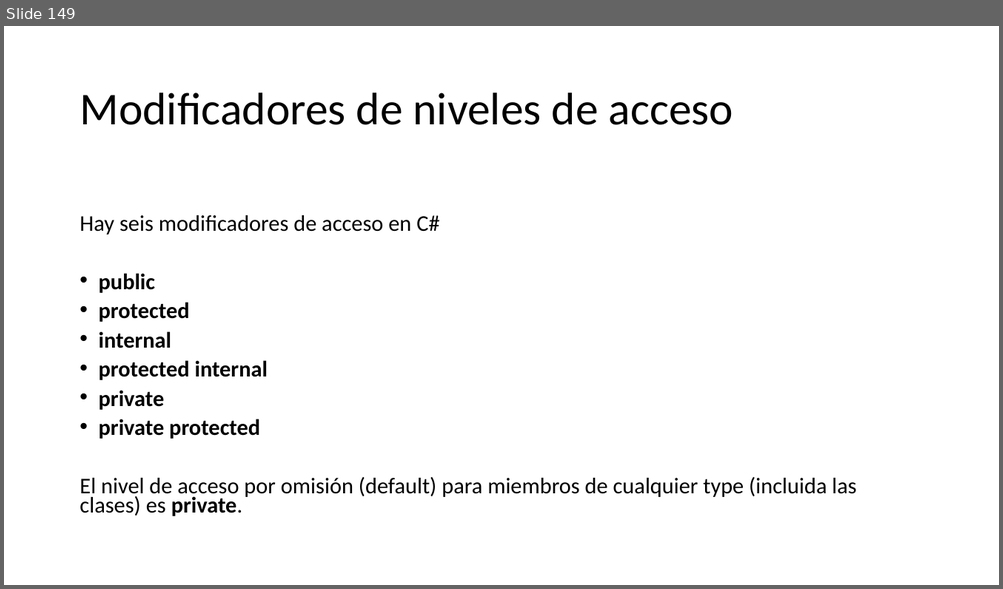
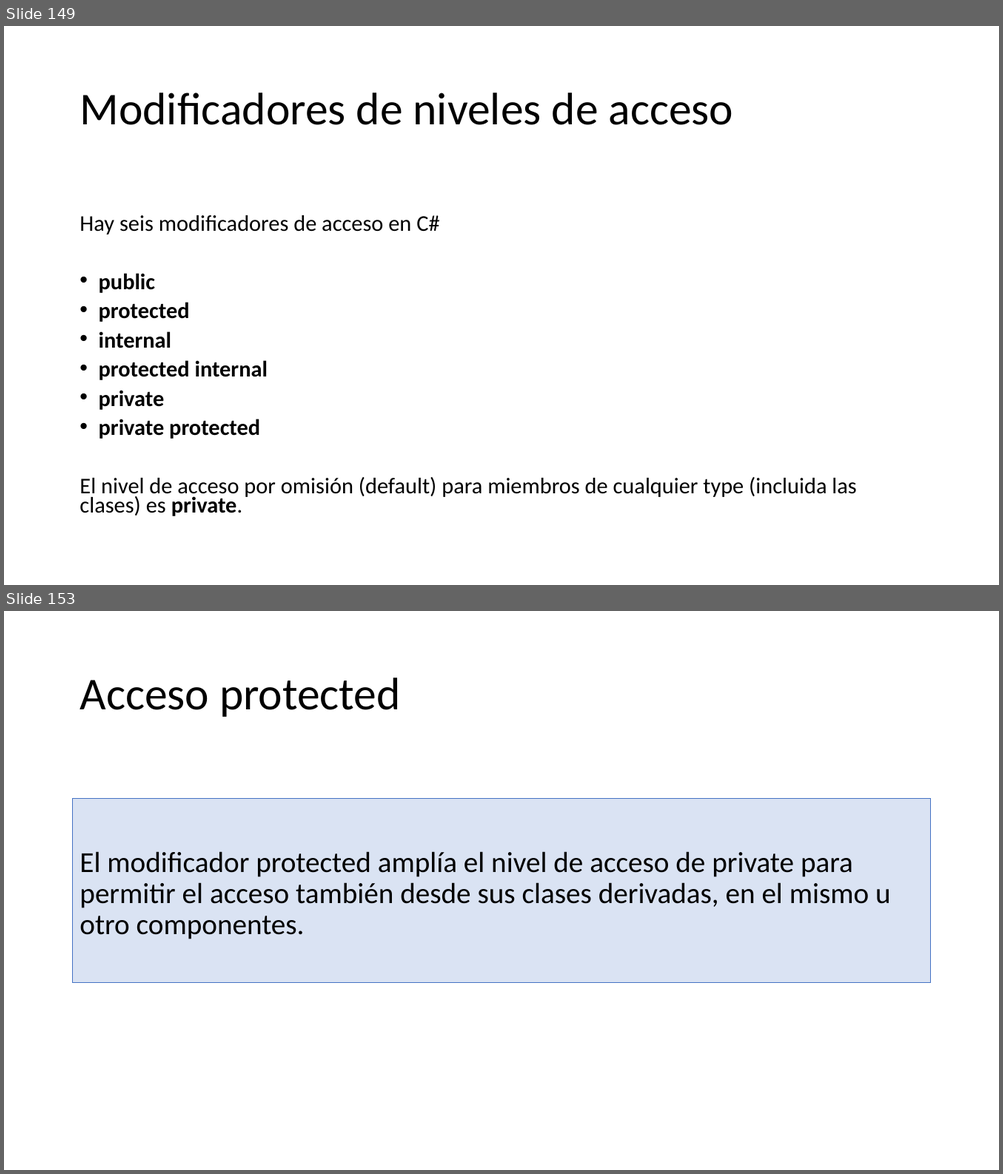
Before and after one commit to AlbertOsinaga/CursoCSharp__8, a slide deck: CSharpQuickReferencia.pptx. Shown one above the other, each under a label of ours: slide 149 before the commit, slides 149 and 153 after it; the slides between them are not shown. The pictures are 1003x589 and 1003x1174 pixels, drawn with LibreOffice and Linux fonts; fonts in the diff are those of the drawing. Boxes give left, top, right and bottom in pixels: in the first picture for what was removed or moved away, otherwise in the second. Text is boxed around its words. In the diff, an @@ line names an element or a change of style, - is before the commit and + after.

```diff
--- a/CSharpQuickReferencia.pptx
+++ b/CSharpQuickReferencia.pptx
@@ slide 153 added at <box>4,611,999,1170</box>, background #FFFFFF @@
@@ title added at <box>79,678,401,717</box>, 44 pt, text #000000 @@
+Acceso protected
@@ text added at <box>73,798,930,983</box>, fill #DAE3F3, outline #4472C4 0.75 pt, 28 pt, text #000000 @@
+El modificador protected amplía el nivel de acceso de private para permitir el acceso también desde sus clases derivadas, en el mismo u otro componentes.
```
Also in this commit, not shown: 1 slide changed, 10 other slides added.
